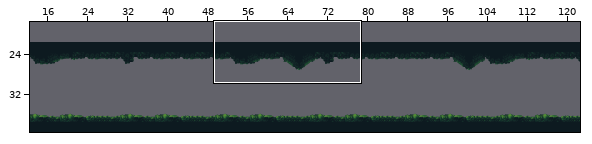
Level history. Tiled map: tiled/levels/lake.tmx. The picture above shows the old version from afar; the outline marks the close-up.
Close-up. Before the edit:
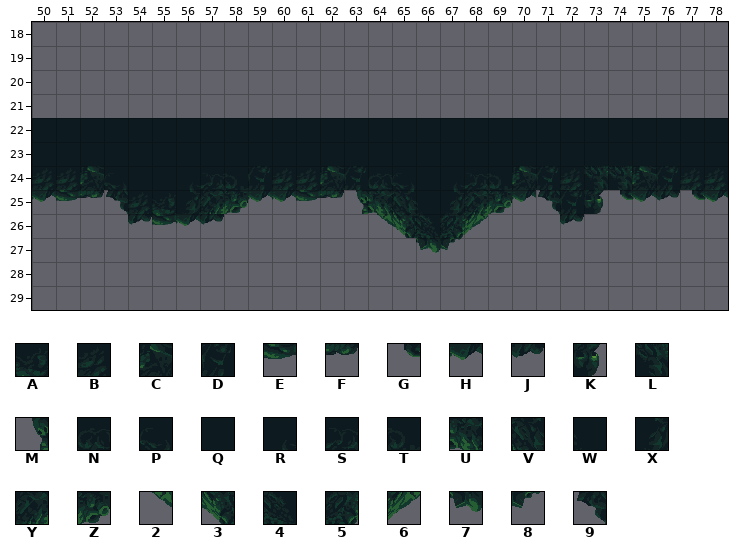
Cells are 32x32 px. Shown: x 50..78, y 18..29. The commit also changed other parts of the map, which this record leaves out.
Key: from "lake_tiles": A 16, B 17, C 19, D 20, E 31, F 32, G 33, H 34, J 35, K 39, L 110, M 143, N 151, P 152, Q 153, R 155, S 156, T 157, U 166, V 167, W 168, X 170, Y 171, Z 172, 2 181, 3 182, 4 183, 5 185, 6 186, 7 198, 8 200, 9 241.
_ is an empty cell.
Layer "Foreground" before, first column x 50:
18 _____________________________
19 _____________________________
20 _____________________________
21 _____________________________
22 QQQQQQQQQQQQQQQQQQQQQQQQQQQQQ
23 QQQQQQQQQQQQQQQQQQQQQQQQQQQQQ
24 BBCPQQRSTDBBCDNPQRSTCDBLLCDBB
25 HEF9BAXYZHHEFMUVWXYZH9DKGHJGH
26 ____JEHJ______23456___J______
27 ________________78___________
28 _____________________________
29 _____________________________
Now the later version:
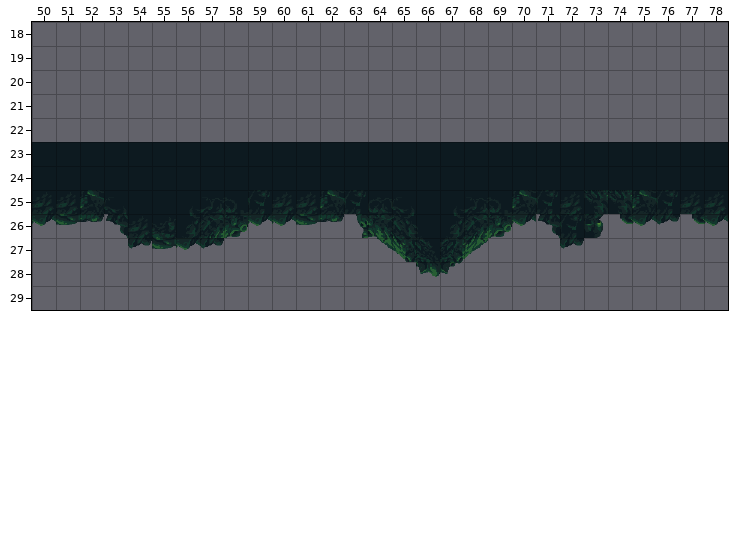
The exact change:
Changed rows in their new state; . is an unchanged cell.
Layer "Foreground":
first column x 50:
22 _____________________________
24 QQQQ...QQQQQQQQQ..QQQQQQQQQQQ
25 BBCPQQRSTDBBCDNP.RSTCDBLLCDBB
26 HEF9BAXYZHHEFMUVWXYZH9DKGHJGH
27 ....JEHJ......23456...J......
28 ................78...........
Where, in picture pixels (left, top, right, bottom), the same in both close-ups:
removed: (32, 118, 728, 142)
changed: (32, 166, 728, 277)
